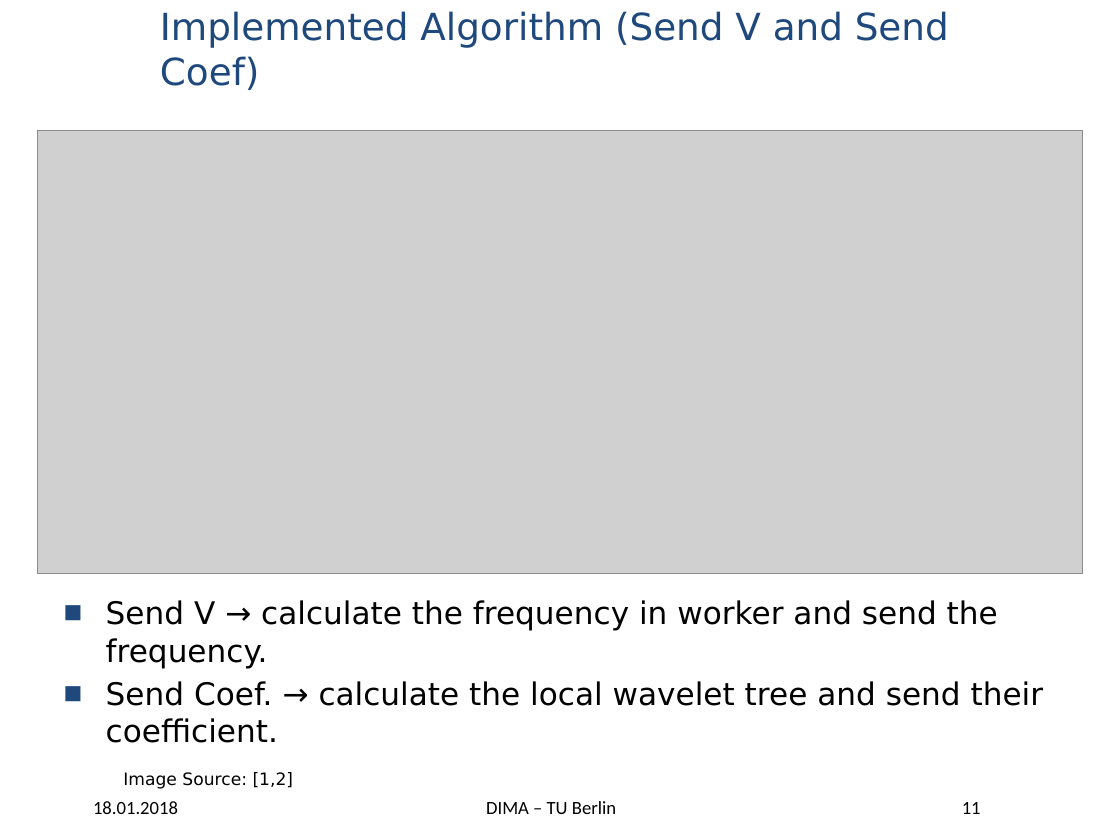
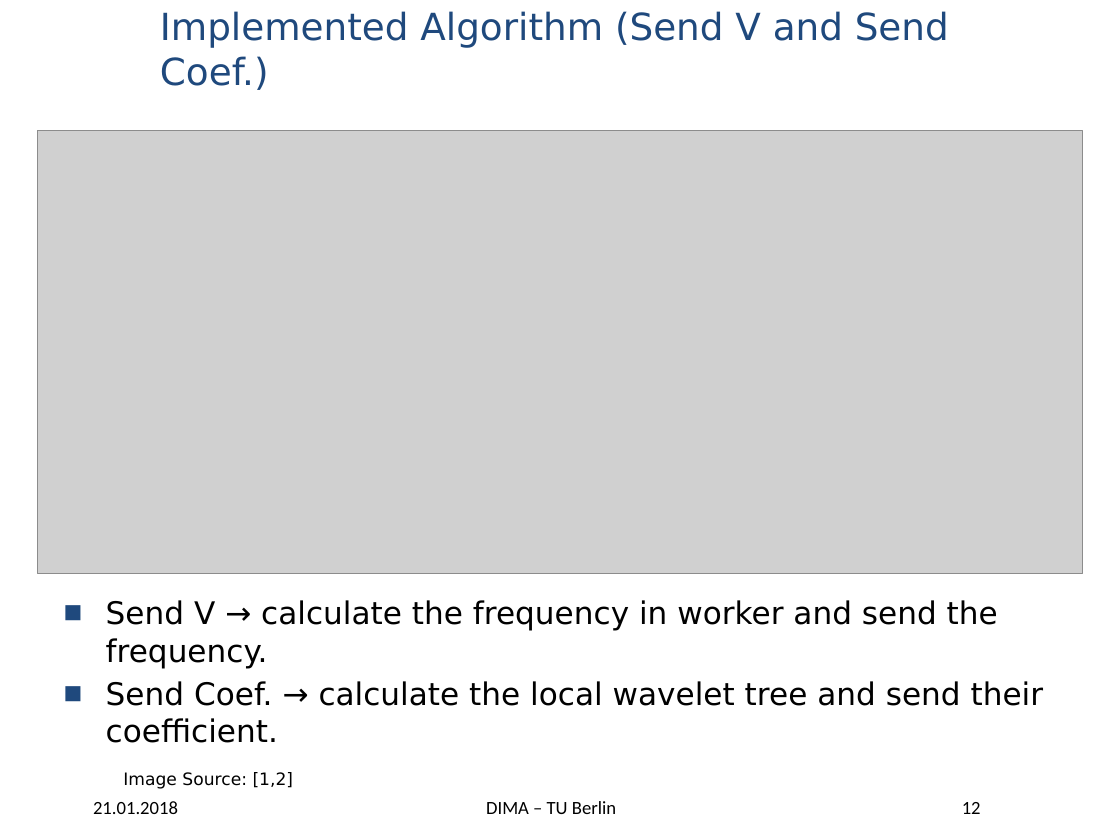
Before and after one commit to panduwicaksono91/wave-hist, a slide deck: slide 12 of BDAPRO Midterm Presentation - Wavelet Histogram.pptx (slide 11 before the commit). Drawn at 1120x840 pixels with LibreOffice and Linux fonts; fonts in the diff are those of the drawing; grey boxes stand for pictures; background and template pictures are left out. Boxes give left, top, right and bottom in pixels: in the first picture for what was removed or moved away, otherwise in the second. Text is boxed around its words. In the diff, an @@ line names an element or a change of style, - is before the commit and + after.

```diff
--- a/BDAPRO Midterm Presentation - Wavelet Histogram.pptx
+++ b/BDAPRO Midterm Presentation - Wavelet Histogram.pptx
@@ title at [160,11,949,90]: text changed @@
-Implemented Algorithm (Send V and Send Coef)
+Implemented Algorithm (Send V and Send Coef.)
@@ text at [93,801,178,814]: text changed @@
-18.01.2018
+21.01.2018
@@ page number at [962,802,981,814]: text changed @@
-11
+12
```
Also in this commit, not shown: 17 other slides changed, 5 slides added, 1 slide removed.
